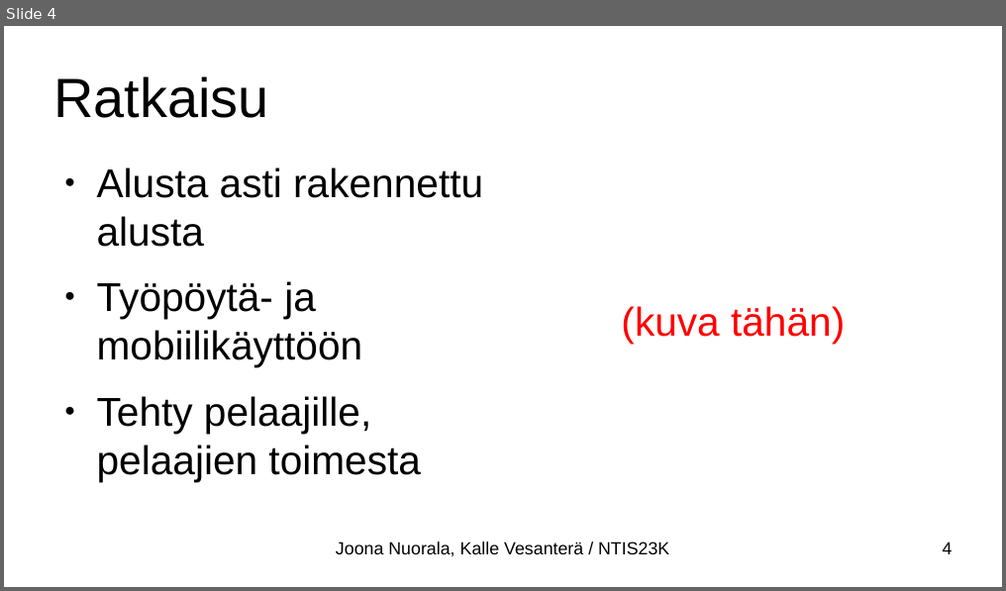
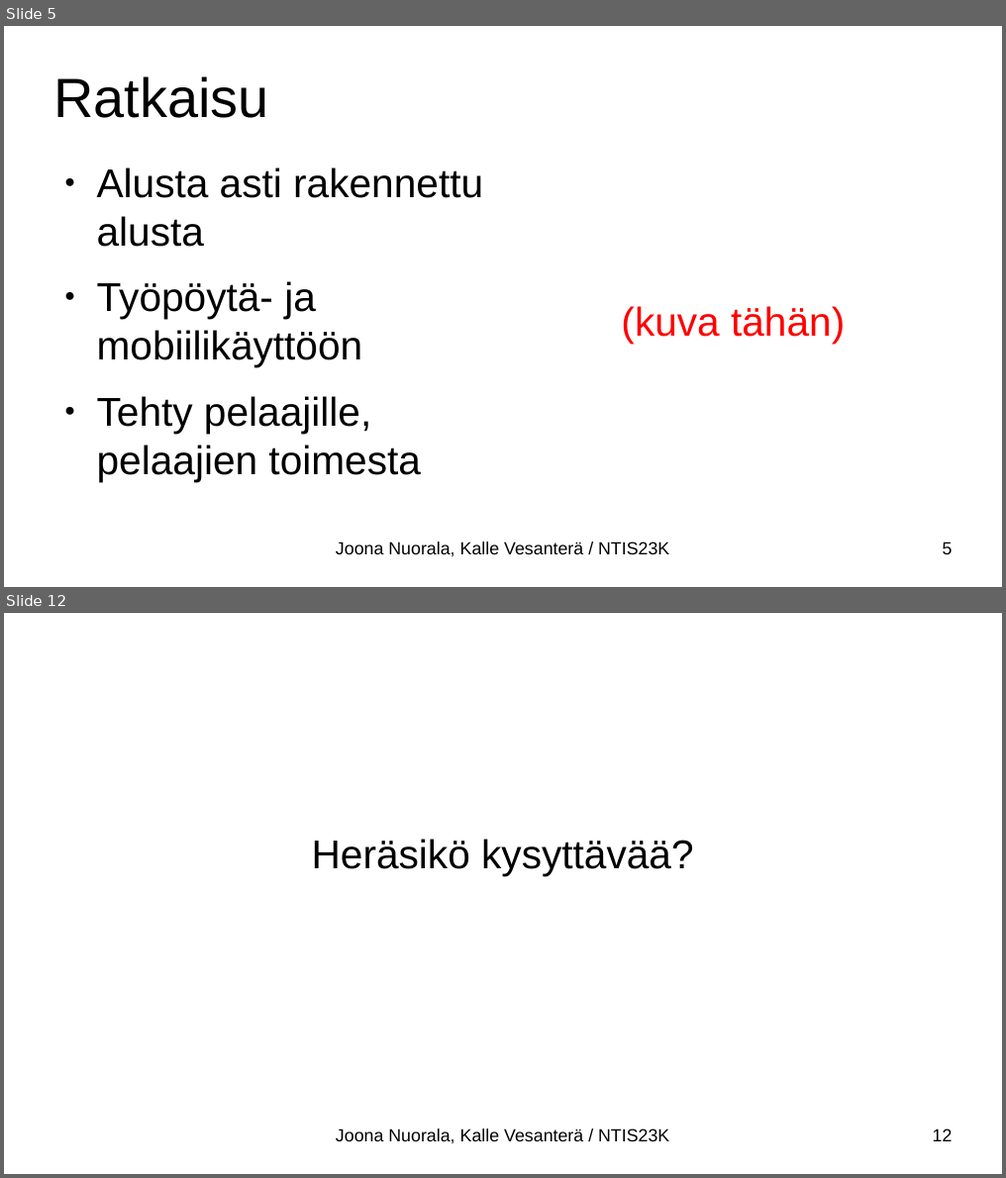
Before and after one commit to Kabskibs/centria_ohjelmistotuotanto, a slide deck: esitys/esitys_wip.odp. Shown one above the other, each under a label of ours: slide 4 before the commit, slides 5 and 12 after it; the slides between them are not shown. The pictures are 1006x591 and 1006x1178 pixels, drawn with LibreOffice and Linux fonts; fonts in the diff are those of the drawing. Boxes give left, top, right and bottom in pixels: in the first picture for what was removed or moved away, otherwise in the second. Text is boxed around its words. In the diff, an @@ line names an element or a change of style, - is before the commit and + after.

```diff
--- a/esitys/esitys_wip.odp
+++ b/esitys/esitys_wip.odp
@@ slide 12 added at (x1=4, y1=613, x2=1002, y2=1174), background #FFFFFF @@
@@ subtitle added at (x1=312, y1=839, x2=694, y2=875), 32 pt, text #000000 @@
+Heräsikö kysyttävää?
@@ text added at (x1=336, y1=1129, x2=669, y2=1145), 14 pt, text #000000 @@
+Joona Nuorala, Kalle Vesanterä / NTIS23K
@@ page number added at (x1=933, y1=1129, x2=952, y2=1142), 14 pt, text #000000 @@
+12
@@ what was slide 4 is now slide 5 @@
@@ page number at (x1=943, y1=542, x2=952, y2=555): text changed @@
-4
+5
```
Also in this commit, not shown: 6 slides changed, 3 other slides added, 2 other files.
